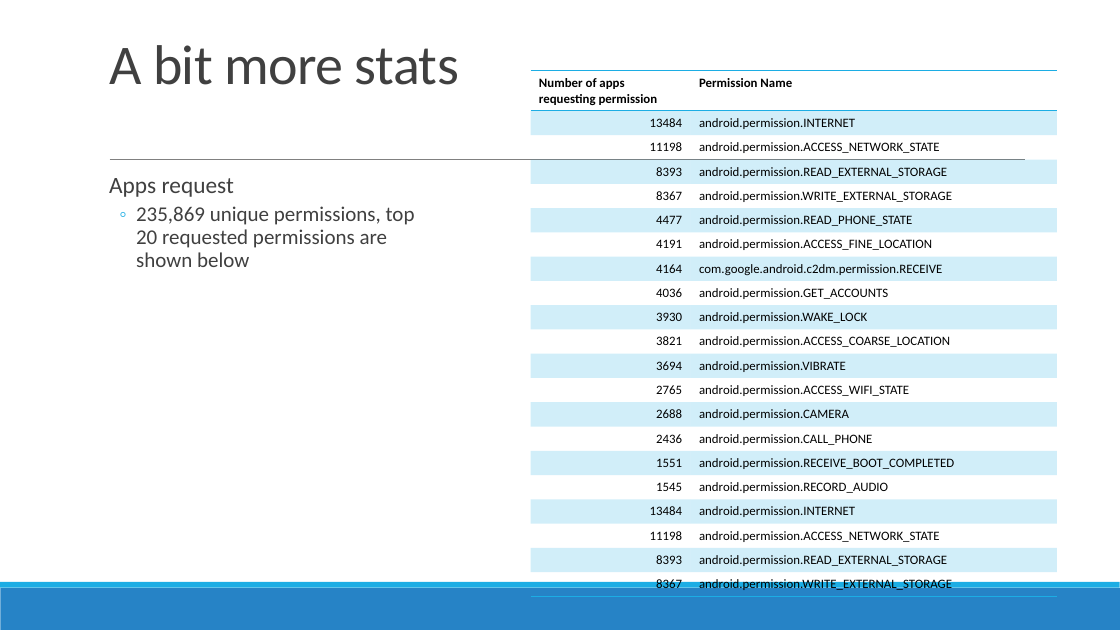
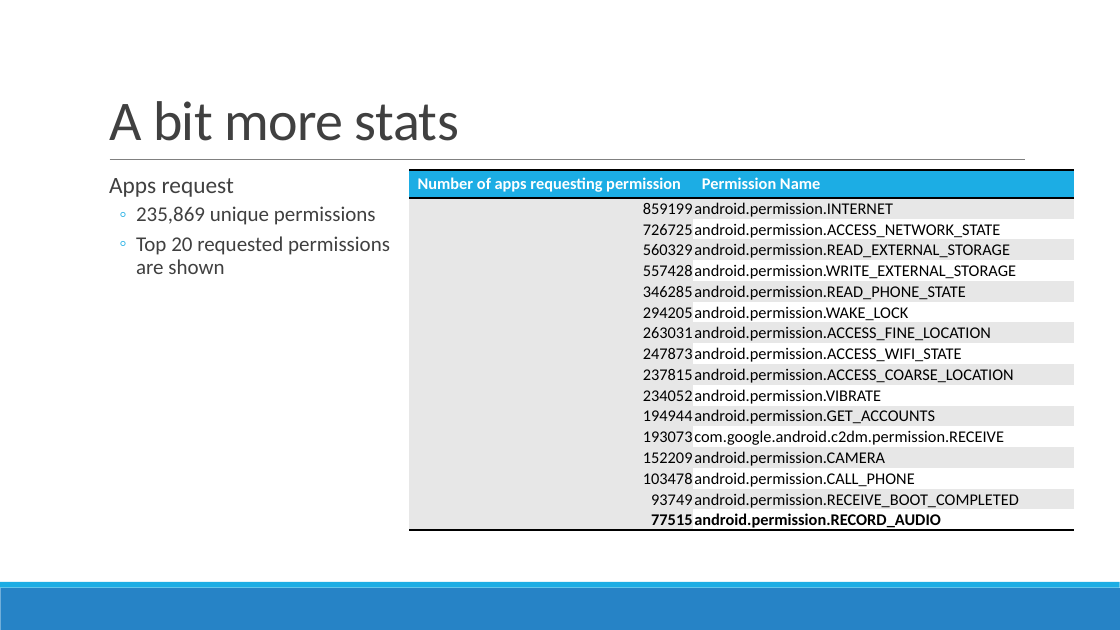
Before and after one commit to prajitdas/AndroidAnalytics, a slide deck: slide 3 of documentation/presentations/Google Play Store - Prajit.pptx. Drawn at 1120x630 pixels with LibreOffice and Linux fonts; fonts in the diff are those of the drawing. Boxes give left, top, right and bottom in pixels: in the first picture for what was removed or moved away, otherwise in the second. Text is boxed around its words. In the diff, an @@ line names an element or a change of style, - is before the commit and + after.

```diff
--- a/documentation/presentations/Google Play Store - Prajit.pptx
+++ b/documentation/presentations/Google Play Store - Prajit.pptx
@@ title "A bit more stats": place and size @@
-title "A bit more stats" at [109, 45, 459, 85]
+title "A bit more stats" at [109, 101, 459, 141]
@@ table at [409, 170, 1074, 534] @@
-row 2: 13484 | android.permission.INTERNET
-row 3: 11198 | android.permission.ACCESS_NETWORK_STATE
-row 4: 8393 | android.permission.READ_EXTERNAL_STORAGE
-row 5: 8367 | android.permission.WRITE_EXTERNAL_STORAGE
-row 6: 4477 | android.permission.READ_PHONE_STATE
-row 7: 4191 | android.permission.ACCESS_FINE_LOCATION
-row 8: 4164 | com.google.android.c2dm.permission.RECEIVE
-row 9: 4036 | android.permission.GET_ACCOUNTS
-row 10: 3930 | android.permission.WAKE_LOCK
-row 11: 3821 | android.permission.ACCESS_COARSE_LOCATION
-row 12: 3694 | android.permission.VIBRATE
-row 13: 2765 | android.permission.ACCESS_WIFI_STATE
-row 14: 2688 | android.permission.CAMERA
-row 15: 2436 | android.permission.CALL_PHONE
-row 16: 1551 | android.permission.RECEIVE_BOOT_COMPLETED
-row 17: 1545 | android.permission.RECORD_AUDIO
-row 18: 13484 | android.permission.INTERNET
-row 19: 11198 | android.permission.ACCESS_NETWORK_STATE
-row 20: 8393 | android.permission.READ_EXTERNAL_STORAGE
-row 21: 8367 | android.permission.WRITE_EXTERNAL_STORAGE
+row 2: 859199 | android.permission.INTERNET
+row 3: 726725 | android.permission.ACCESS_NETWORK_STATE
+row 4: 560329 | android.permission.READ_EXTERNAL_STORAGE
+row 5: 557428 | android.permission.WRITE_EXTERNAL_STORAGE
+row 6: 346285 | android.permission.READ_PHONE_STATE
+row 7: 294205 | android.permission.WAKE_LOCK
+row 8: 263031 | android.permission.ACCESS_FINE_LOCATION
+row 9: 247873 | android.permission.ACCESS_WIFI_STATE
+row 10: 237815 | android.permission.ACCESS_COARSE_LOCATION
+row 11: 234052 | android.permission.VIBRATE
+row 12: 194944 | android.permission.GET_ACCOUNTS
+row 13: 193073 | com.google.android.c2dm.permission.RECEIVE
+row 14: 152209 | android.permission.CAMERA
+row 15: 103478 | android.permission.CALL_PHONE
+row 16: 93749 | android.permission.RECEIVE_BOOT_COMPLETED
+row 17: 77515 | android.permission.RECORD_AUDIO
@@ table: place and size @@
-table at [531, 71, 1058, 594]
+table at [409, 170, 1074, 534]
@@ text at [136, 206, 390, 274]: text changed @@
-  ◦ 235,869 unique permissions, top 20 requested permissions are shown below
+  ◦ 235,869 unique permissions
+  ◦ Top 20 requested permissions are shown
```
Also in this commit, not shown: 9 other slides changed, 7 slides added, 3 slides removed, 4 other files.
